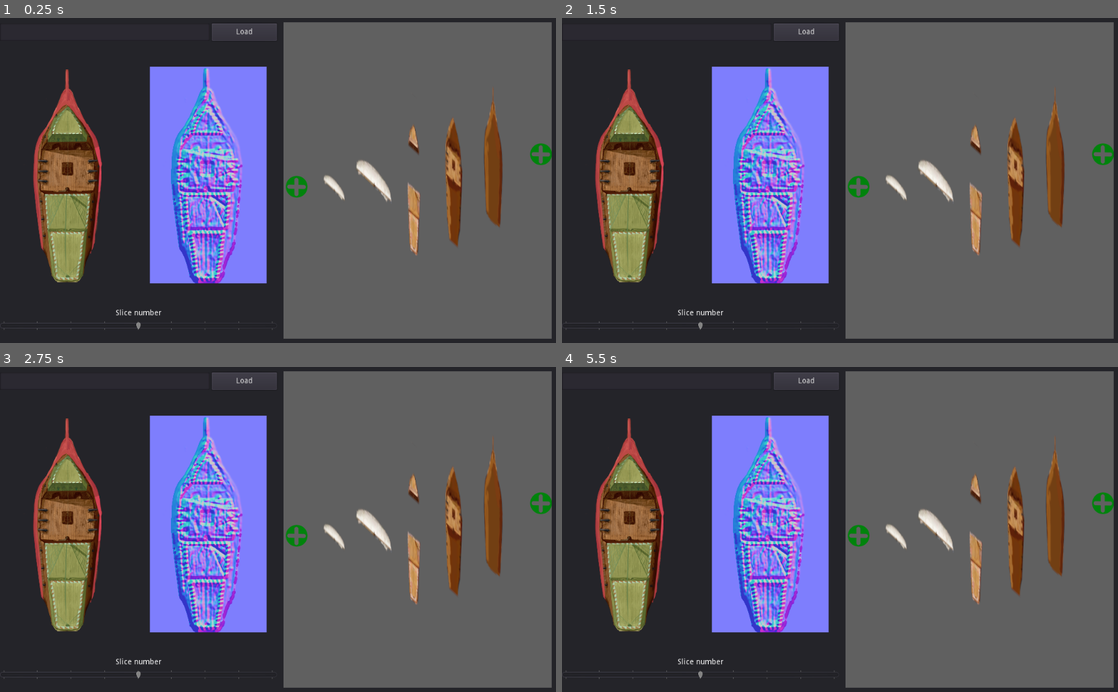
Above: before the commit, frames 1-4 (two rows, left to right).
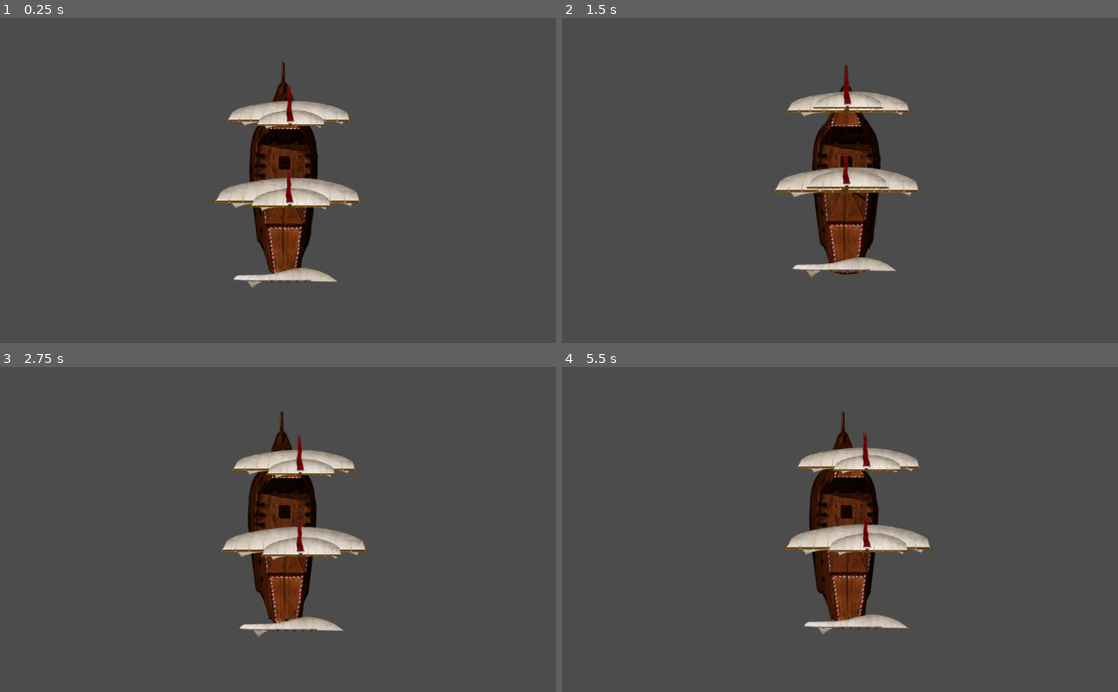
Above: after the commit, the same moments.

Repository: aleksandrbazhin/Stack-Animation-Godot-demo
Game: Godot game, scene res://TestScene.tscn
Same seed, same stepped clock (60 frames per second), same inputs: the game is played once before the commit and once after it. Before the commit the project starts from res://Main.tscn.
Inputs (mouse positions are in pixels of both pictures, inside the frame that each line leads up to):
- Up to frame 1 (0.25 s): no input
- Up to frame 2 (1.5 s): click (979, 333) at 0.52 s; click (979, 333) at 1.27 s
- Up to frame 3 (2.75 s): click (417, 682) at 2.02 s
- Up to frame 4 (5.5 s): move the mouse to (962, 513) at 2.77 s; click (962, 513) at 2.92 s; move the mouse to (728, 545) at 3.52 s; click (728, 545) at 3.67 s; move the mouse to (895, 458) at 4.27 s; click (895, 458) at 4.42 s; move the mouse to (812, 594) at 5.02 s; click (812, 594) at 5.17 s

The runs differ from the first frame. In frame 1, 59% of the frame differs, in the area x 0-100%, y 0-100%; in frame 2, 59%; in frame 3, 59%; in frame 4, 59%.

Commit message:
fixed spelling in description, changed main scene

Diff:
--- a/project.godot
+++ b/project.godot
@@ -21,7 +21,7 @@
 [application]
 
 config/name="Stack An"
-run/main_scene="res://Main.tscn"
+run/main_scene="res://TestScene.tscn"
 config/icon="res://icon.png"
 
 [physics]
Not shown, changed: export_presets.cfg
Not shown, changed: description.md
